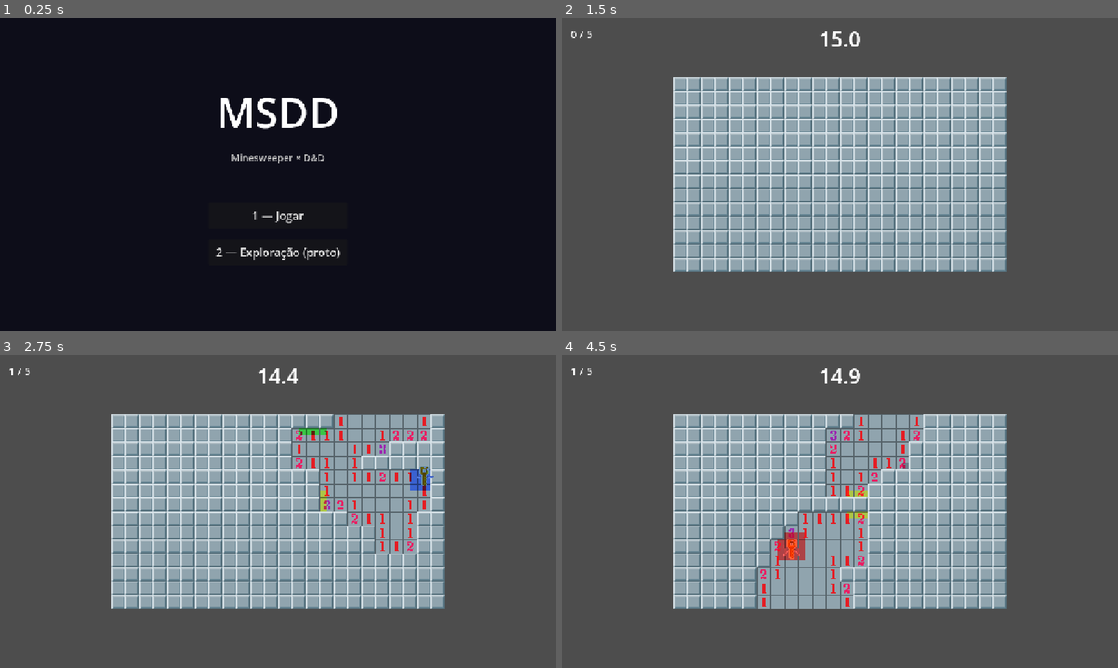
Above: before the commit, frames 1-4 (two rows, left to right).
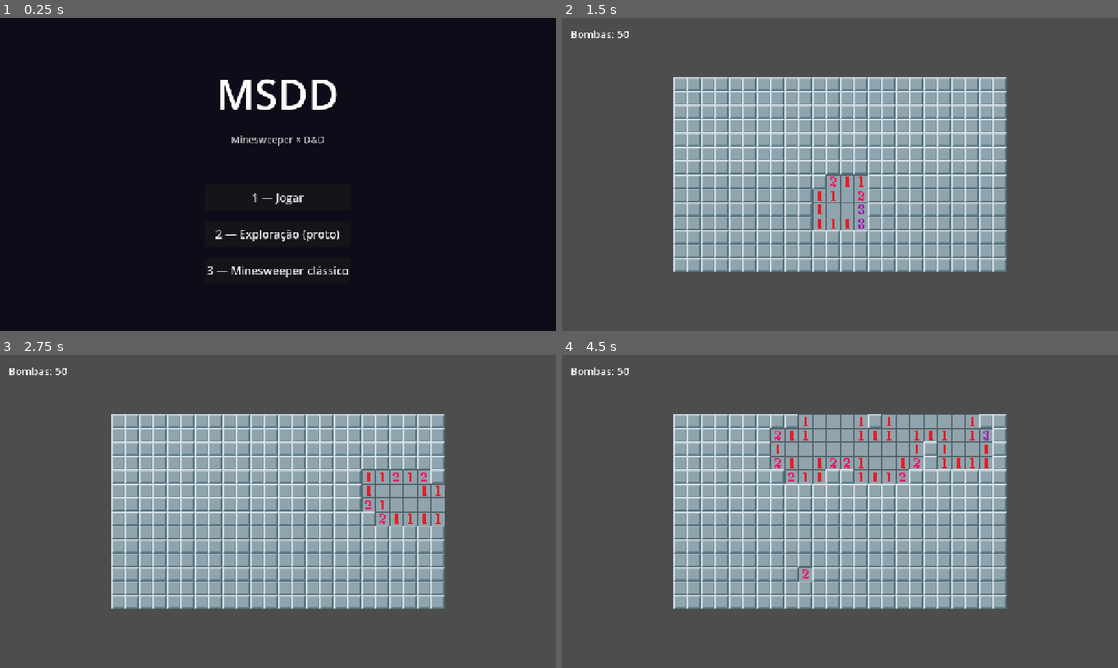
Above: after the commit, the same moments.

Repository: heliosalesjr/MSDD
Game: Godot game, scene res://menu.tscn
The game is run twice, just before and just after one commit, with the same random seed, the same clock (stepped at 60 frames per second) and the same inputs.
Inputs (mouse positions are in pixels of both pictures, inside the frame that each line leads up to):
- Up to frame 1 (0.25 s): no input
- Up to frame 2 (1.5 s): click (840, 271) at 0.5 s, where only the run after the commit has a clickable "3 — Minesweeper clássico"; click (840, 215) at 1.25 s, where only the run before the commit has a clickable "1 — Jogar"
- Up to frame 3 (2.75 s): tap Enter at 2 s; move the mouse to (400, 495) at 2.02 s; tap R at 2.1 s; click (400, 495) at 2.17 s; tap 3 at 2.3 s
- Up to frame 4 (4.5 s): move the mouse to (728, 527) at 2.77 s; tap 3 at 2.85, 3.8, 4.35 s; click (728, 527) at 2.92 s; tap R at 3.05, 3.6 s; tap Space at 3.5 s; move the mouse to (895, 442) at 3.52 s; click (895, 442) at 3.67 s; tap Enter at 4.25 s; move the mouse to (812, 574) at 4.27 s; click (812, 574) at 4.42 s

The runs differ from the first frame. In frame 1, 3.0% of the frame differs, in the area x 37-63%, y 19-83%; in frame 2, 1.2%; in frame 3, 3.9%; in frame 4, 6.2%, in the area x 1-78%, y 4-82%.

Commit message:
a new mockup for a third option

Diff:
--- /dev/null
+++ b/msdd/classic.gd
@@ -0,0 +1,274 @@
+extends Node2D
+
+const GRID_WIDTH := 24
+const GRID_HEIGHT := 14
+const TILE_SIZE := 16
+const SCALE_FACTOR := 2
+const CELL_PX := TILE_SIZE * SCALE_FACTOR
+const BOMB_COUNT := 50
+
+var tiles: Array = []
+var first_click_done: bool = false
+var game_over: bool = false
+var won: bool = false
+var non_bomb_revealed: int = 0
+var non_bomb_total: int = 0
+
+var base_position: Vector2 = Vector2.ZERO
+
+var ui_layer: CanvasLayer
+var status_label: Label
+var end_overlay: Control
+var end_message_label: Label
+var end_subtitle_label: Label
+
+func _ready() -> void:
+	_build_grid()
+	_setup_ui()
+	_center_grid()
+	get_viewport().size_changed.connect(_center_grid)
+	_reset_run()
+
+func _build_grid() -> void:
+	for y in GRID_HEIGHT:
+		var row: Array = []
+		for x in GRID_WIDTH:
+			var t := Tile.new()
+			t.grid_pos = Vector2i(x, y)
+			t.position = Vector2(x, y) * CELL_PX
+			t.scale = Vector2.ONE * SCALE_FACTOR
+			add_child(t)
+			row.append(t)
+		tiles.append(row)
+
+func _center_grid() -> void:
+	var viewport_size := get_viewport_rect().size
+	var grid_px := Vector2(GRID_WIDTH, GRID_HEIGHT) * CELL_PX
+	base_position = ((viewport_size - grid_px) * 0.5).floor()
+	position = base_position
+
+func _setup_ui() -> void:
+	ui_layer = CanvasLayer.new()
+	add_child(ui_layer)
+
+	status_label = Label.new()
+	status_label.position = Vector2(20, 20)
+	status_label.add_theme_font_size_override("font_size", 24)
+	status_label.mouse_filter = Control.MOUSE_FILTER_IGNORE
+	status_label.text = "Bombas: %d" % BOMB_COUNT
+	ui_layer.add_child(status_label)
+
+	_build_end_overlay()
+
+func _build_end_overlay() -> void:
+	end_overlay = Control.new()
+	end_overlay.set_anchors_preset(Control.PRESET_FULL_RECT)
+	end_overlay.visible = false
+
+	var backdrop := ColorRect.new()
+	backdrop.color = Color(0, 0, 0, 0.55)
+	backdrop.set_anchors_preset(Control.PRESET_FULL_RECT)
+	backdrop.mouse_filter = Control.MOUSE_FILTER_STOP
+	end_overlay.add_child(backdrop)
+
+	var center := CenterContainer.new()
+	center.set_anchors_preset(Control.PRESET_FULL_RECT)
+	end_overlay.add_child(center)
+
+	var panel := PanelContainer.new()
+	center.add_child(panel)
+
+	var margin := MarginContainer.new()
+	margin.add_theme_constant_override("margin_left", 48)
+	margin.add_theme_constant_override("margin_right", 48)
+	margin.add_theme_constant_override("margin_top", 32)
+	margin.add_theme_constant_override("margin_bottom", 32)
+	panel.add_child(margin)
+
+	var vbox := VBoxContainer.new()
+	vbox.alignment = BoxContainer.ALIGNMENT_CENTER
+	vbox.add_theme_constant_override("separation", 20)
+	margin.add_child(vbox)
+
+	end_message_label = Label.new()
+	end_message_label.text = ""
+	end_message_label.horizontal_alignment = HORIZONTAL_ALIGNMENT_CENTER
+	end_message_label.add_theme_font_size_override("font_size", 56)
+	vbox.add_child(end_message_label)
+
+	end_subtitle_label = Label.new()
+	end_subtitle_label.text = ""
+	end_subtitle_label.horizontal_alignment = HORIZONTAL_ALIGNMENT_CENTER
+	end_subtitle_label.add_theme_font_size_override("font_size", 20)
+	end_subtitle_label.modulate = Color(0.85, 0.85, 0.85)
+	vbox.add_child(end_subtitle_label)
+
+	var button_row := HBoxContainer.new()
+	button_row.alignment = BoxContainer.ALIGNMENT_CENTER
+	button_row.add_theme_constant_override("separation", 20)
+	vbox.add_child(button_row)
+
+	var menu_button := Button.new()
+	menu_button.text = "Voltar ao menu"
+	menu_button.custom_minimum_size = Vector2(180, 50)
+	menu_button.add_theme_font_size_override("font_size", 18)
+	menu_button.pressed.connect(_on_menu_pressed)
+	button_row.add_child(menu_button)
+
+	var quit_button := Button.new()
+	quit_button.text = "Quit"
+	quit_button.custom_minimum_size = Vector2(180, 50)
+	quit_button.add_theme_font_size_override("font_size", 18)
+	quit_button.pressed.connect(_on_quit_pressed)
+	button_row.add_child(quit_button)
+
+	ui_layer.add_child(end_overlay)
+
+func _reset_run() -> void:
+	first_click_done = false
+	game_over = false
+	won = false
+	non_bomb_revealed = 0
+	non_bomb_total = GRID_WIDTH * GRID_HEIGHT - BOMB_COUNT
+	position = base_position
+	end_overlay.visible = false
+	for row in tiles:
+		for t in row:
+			t.reset()
+	print("Nova partida — %d bombas em %d células." % [BOMB_COUNT, GRID_WIDTH * GRID_HEIGHT])
+
+func _place_bombs(safe_center: Vector2i) -> void:
+	var safe_zone := {}
+	for dy in range(-1, 2):
+		for dx in range(-1, 2):
+			safe_zone[safe_center + Vector2i(dx, dy)] = true
+
+	var candidates: Array[Vector2i] = []
+	for y in GRID_HEIGHT:
+		for x in GRID_WIDTH:
+			var p := Vector2i(x, y)
+			if not safe_zone.has(p):
+				candidates.append(p)
+
+	candidates.shuffle()
+	var count: int = mini(BOMB_COUNT, candidates.size())
+	for i in count:
+		var p: Vector2i = candidates[i]
+		tiles[p.y][p.x].is_bomb = true
+
+	for y in GRID_HEIGHT:
+		for x in GRID_WIDTH:
+			if not tiles[y][x].is_bomb:
+				tiles[y][x].adjacent_bombs = _count_adjacent_bombs(x, y)
+
+func _count_adjacent_bombs(cx: int, cy: int) -> int:
+	var n := 0
+	for dy in range(-1, 2):
+		for dx in range(-1, 2):
+			if dx == 0 and dy == 0:
+				continue
+			var nx: int = cx + dx
+			var ny: int = cy + dy
+			if nx < 0 or nx >= GRID_WIDTH or ny < 0 or ny >= GRID_HEIGHT:
+				continue
+			if tiles[ny][nx].is_bomb:
+				n += 1
+	return n
+
+func _unhandled_input(event: InputEvent) -> void:
+	if event is InputEventKey and event.pressed and event.keycode == KEY_R:
+		_reset_run()
+		return
+
+	if game_over or won:
+		return
+	if not (event is InputEventMouseButton) or not event.pressed:
+		return
+
+	var local := to_local(event.position)
+	var gx := int(local.x / CELL_PX)
+	var gy := int(local.y / CELL_PX)
+	if gx < 0 or gx >= GRID_WIDTH or gy < 0 or gy >= GRID_HEIGHT:
+		return
+
+	match event.button_index:
+		MOUSE_BUTTON_LEFT:
+			_handle_left(gx, gy)
+		MOUSE_BUTTON_RIGHT:
+			_handle_right(gx, gy)
+
+func _handle_left(x: int, y: int) -> void:
+	var t: Tile = tiles[y][x]
+	if t.state == Tile.State.FLAGGED or t.state == Tile.State.REVEALED:
+		return
+
+	if not first_click_done:
+		_place_bombs(Vector2i(x, y))
+		first_click_done = true
+
+	if t.is_bomb:
+		_lose(t)
+		return
+
+	_flood_reveal(x, y)
+	_check_win()
+
+func _handle_right(x: int, y: int) -> void:
+	tiles[y][x].cycle_mark()
+
+func _flood_reveal(sx: int, sy: int) -> void:
+	var queue: Array[Vector2i] = [Vector2i(sx, sy)]
+	while not queue.is_empty():
+		var p: Vector2i = queue.pop_front()
+		var t: Tile = tiles[p.y][p.x]
+		if t.state == Tile.State.REVEALED or t.state == Tile.State.FLAGGED:
+			continue
+		if t.is_bomb:
+			continue
+		if t.reveal():
+			non_bomb_revealed += 1
+		if t.adjacent_bombs == 0:
+			for dy in range(-1, 2):
+				for dx in range(-1, 2):
+					if dx == 0 and dy == 0:
+						continue
+					var nx: int = p.x + dx
+					var ny: int = p.y + dy
+					if nx < 0 or nx >= GRID_WIDTH or ny < 0 or ny >= GRID_HEIGHT:
+						continue
+					queue.push_back(Vector2i(nx, ny))
+
+func _check_win() -> void:
+	if non_bomb_revealed >= non_bomb_total:
+		won = true
+		for row in tiles:
+			for t in row:
+				if t.is_bomb and t.state != Tile.State.FLAGGED:
+					t.flag()
+		_show_end("YOU WIN!", "Board limpo.")
+		print("Vitória!")
+
+func _lose(exploded_tile: Tile) -> void:
+	game_over = true
+	exploded_tile.show_as_exploded()
+	for row in tiles:
+		for t in row:
+			if t == exploded_tile:
+				continue
+			if t.is_bomb and t.state != Tile.State.FLAGGED:
+				t.show_as_bomb()
+			elif not t.is_bomb and t.state == Tile.State.FLAGGED:
+				t.show_as_wrong_flag()
+	_show_end("GAME OVER", "Boom!")
+	print("Boom!")
+
+func _show_end(main_text: String, subtitle_text: String) -> void:
+	end_message_label.text = main_text
+	end_subtitle_label.text = subtitle_text
+	end_overlay.visible = true
+
+func _on_menu_pressed() -> void:
+	get_tree().change_scene_to_file("res://menu.tscn")
+
+func _on_quit_pressed() -> void:
+	get_tree().quit()
--- /dev/null
+++ b/msdd/classic.tscn
@@ -0,0 +1,6 @@
+[gd_scene load_steps=2 format=3]
+
+[ext_resource type="Script" path="res://classic.gd" id="1_classic"]
+
+[node name="Classic" type="Node2D"]
+script = ExtResource("1_classic")
--- a/msdd/menu.gd
+++ b/msdd/menu.gd
@@ -51,11 +51,21 @@
 	btn2.pressed.connect(_on_explore_pressed)
 	vbox.add_child(btn2)
 
+	var btn3 := Button.new()
+	btn3.text = "3 — Minesweeper clássico"
+	btn3.custom_minimum_size = Vector2(320, 60)
+	btn3.add_theme_font_size_override("font_size", 26)
+	btn3.pressed.connect(_on_classic_pressed)
+	vbox.add_child(btn3)
+
 func _on_play_pressed() -> void:
 	get_tree().change_scene_to_file("res://main.tscn")
 
 func _on_explore_pressed() -> void:
 	get_tree().change_scene_to_file("res://explore.tscn")
+
+func _on_classic_pressed() -> void:
+	get_tree().change_scene_to_file("res://classic.tscn")
 
 func _unhandled_input(event: InputEvent) -> void:
 	if event is InputEventKey and event.pressed:
@@ -63,3 +73,5 @@
 			_on_play_pressed()
 		elif event.keycode == KEY_2:
 			_on_explore_pressed()
+		elif event.keycode == KEY_3:
+			_on_classic_pressed()
Not shown, added: msdd/classic.gd.uid
